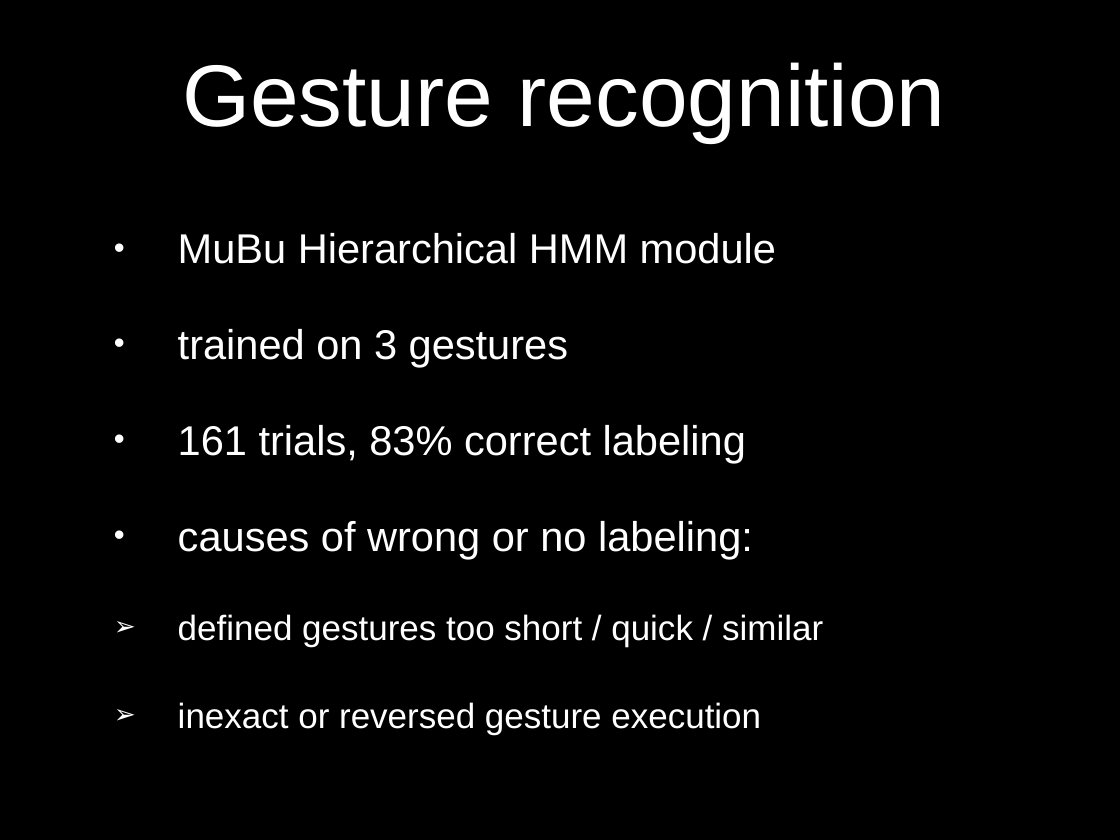
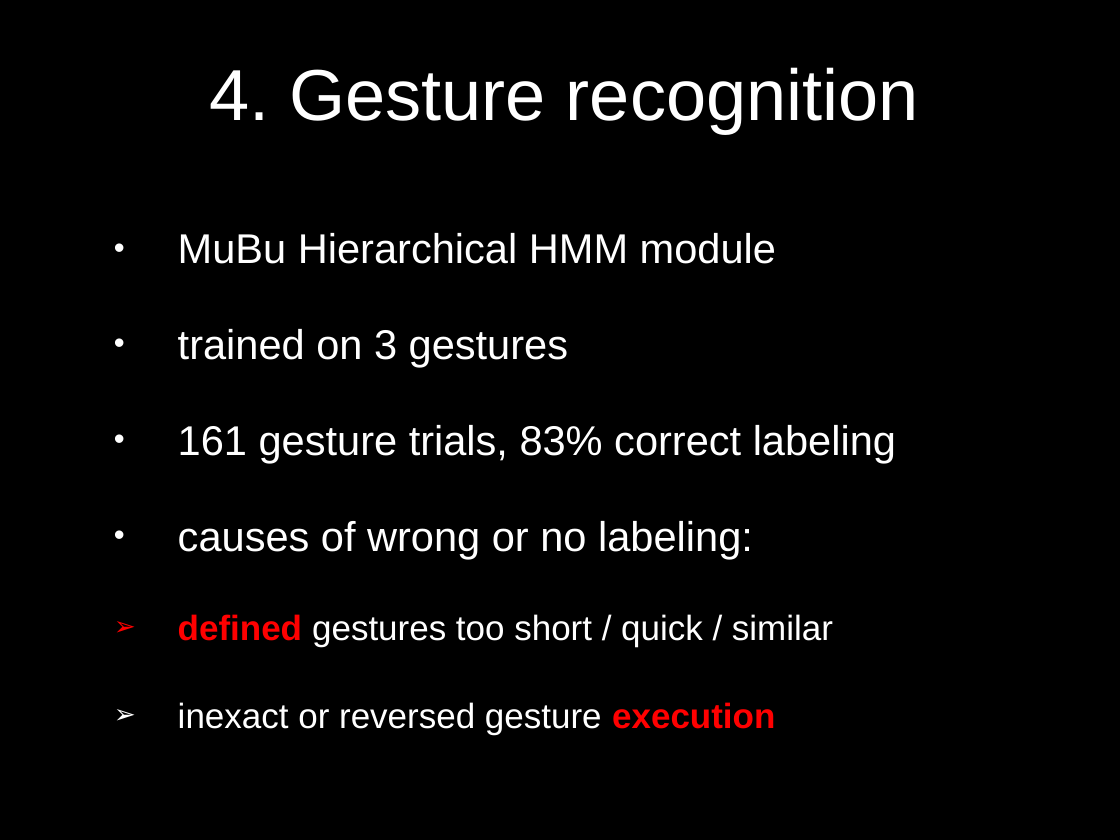
Before and after one commit to RVirmoors/viconOSC, a slide deck: slide 12 of _am/_ppt/amostly-grig.pptx (slide 13 before the commit). Drawn at 1120x840 pixels with LibreOffice and Linux fonts; fonts in the diff are those of the drawing. Boxes give left, top, right and bottom in pixels: in the first picture for what was removed or moved away, otherwise in the second. Text is boxed around its words. In the diff, an @@ line names an element or a change of style, - is before the commit and + after.

```diff
--- a/_am/_ppt/amostly-grig.pptx
+++ b/_am/_ppt/amostly-grig.pptx
@@ title at box(209, 67, 919, 134): text changed; size 80 to 66 pt @@
-Gesture recognition
+4. Gesture recognition
@@ text at box(178, 425, 896, 463): text changed @@
-• 161 trials, 83% correct labeling
+• 161 gesture trials, 83% correct labeling
@@ text at box(178, 614, 833, 735): text colour #FFFFFF to #FF0000, bold on in "defined", "execution" @@
```
Also in this commit, not shown: 7 other slides changed, 8 slides added, 7 slides removed, 1 other file.
